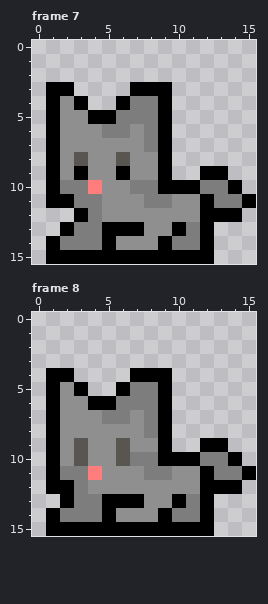
Pixel-art file -- Assets/Sprites/Cat/Cat_Gray/cat_goes_to_sleep.aseprite. The first picture shows the starting point.
16x16 pixels, 8 frames. Shown: frame 7, frame 8. The commit also changed other frames, which this record leaves out.
The same view after the edit:
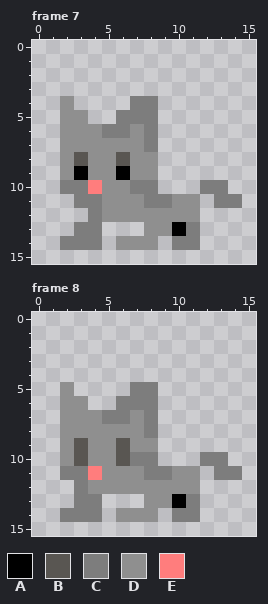
Palette (. is transparent): A #000000  B #595652  C #7d7d7d  D #8f8f8f  E #ff7d7d
From old to new:
Changed rows in their new state; - is an unchanged pixel.
Frame 7:
first column x 1:
 3 ..----...------
 4 .-.--.--.------
 5 .--..---.------
 6 .-------.------
 7 .-------.------
 8 .-------.------
 9 .-------.--..--
10 .-------...--.-
11 ..---------.--.
12 --.--------...-
13 -.--...----.---
14 .---.---.--.---
15 ............---
Frame 8:
first column x 1:
 4 ..----...------
 5 .-.--.--.------
 6 .--..---.------
 7 .-------.------
 8 .-------.------
 9 .-------.--..--
10 .-------...--.-
11 .----------.--.
12 ..---------...-
13 -.--...----.---
14 .---.---.--.---
15 ............---
Changed places in both pictures, as pixel boxes (x1, y1, x2, y2):
erased: (46, 82, 256, 264)
erased: (46, 368, 256, 536)
